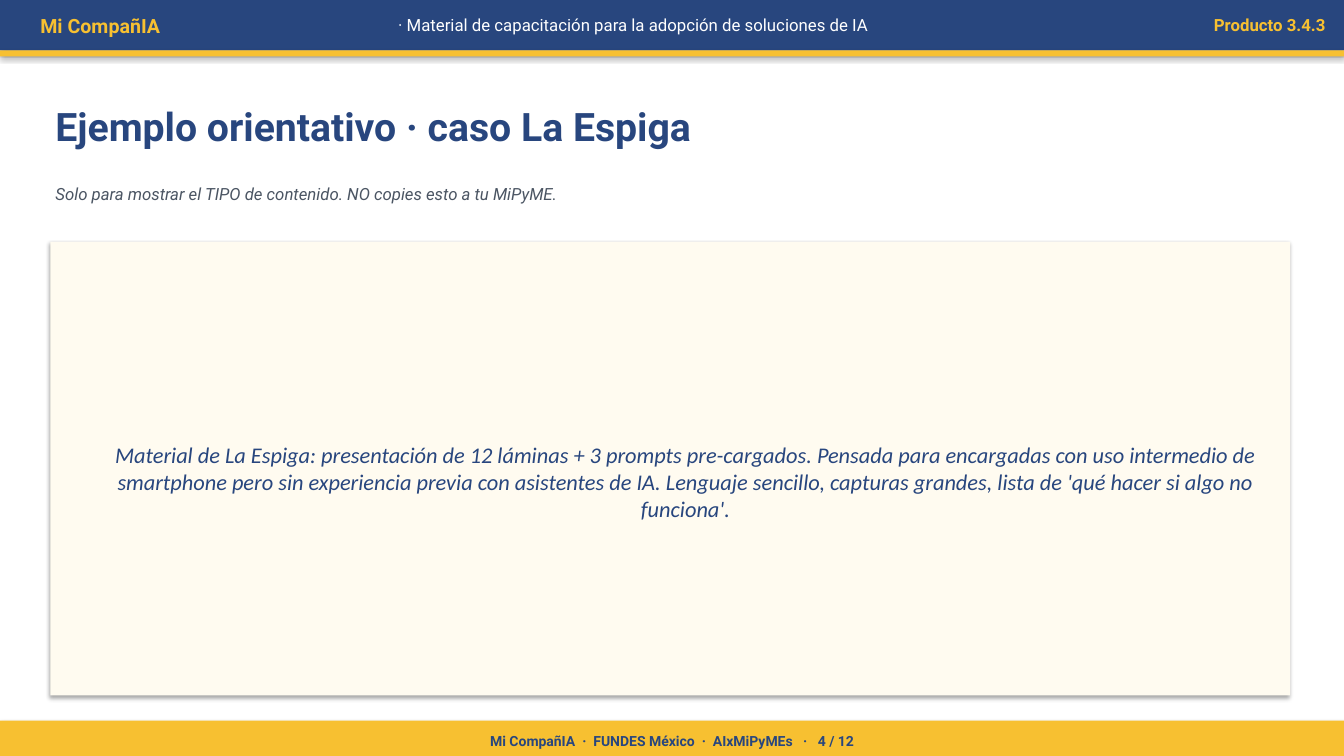
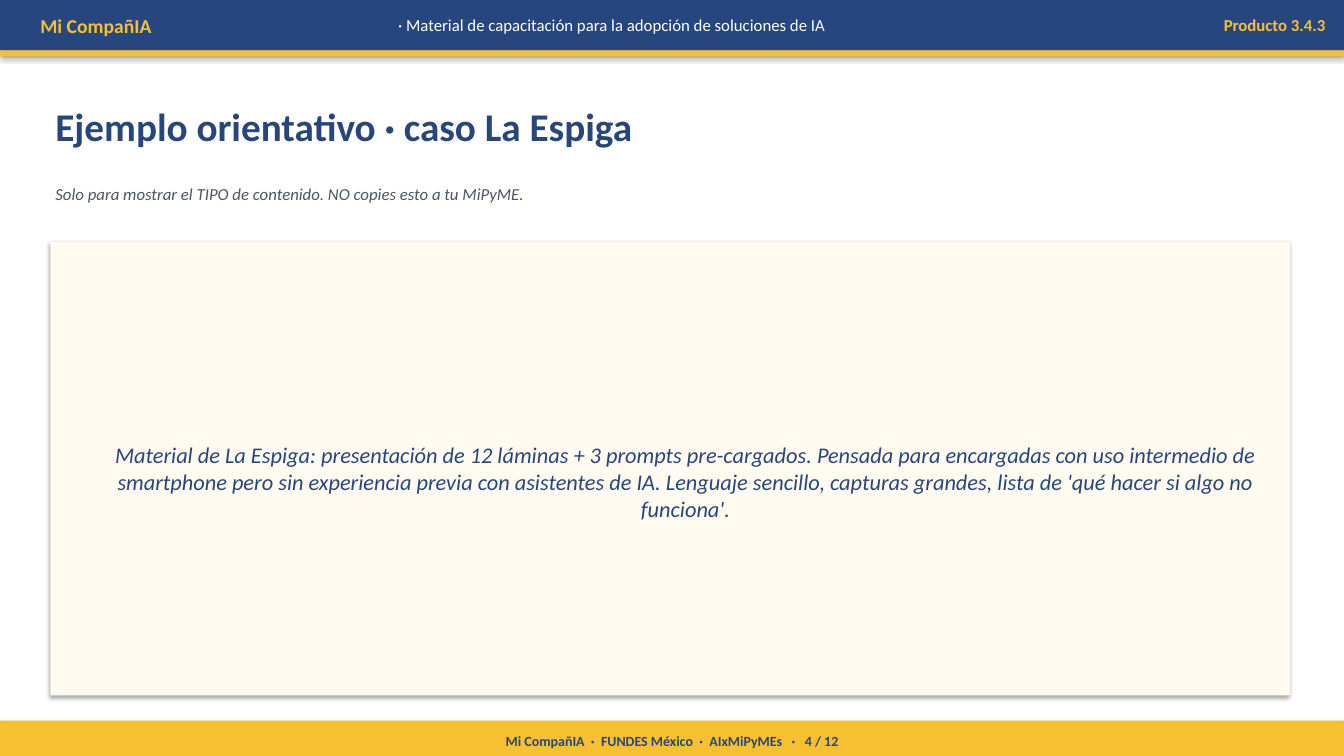
Before and after one commit to oymguerrero/manuales-ec-fundes, a slide deck: slide 4 of estandar-a/templates/3-4-3-material-capacitacion.pptx. Drawn at 1344x756 pixels with LibreOffice and Linux fonts; fonts in the diff are those of the drawing. Boxes give left, top, right and bottom in pixels: in the first picture for what was removed or moved away, otherwise in the second. Text is boxed around its words. In the diff, an @@ line names an element or a change of style, - is before the commit and + after.

```diff
--- a/estandar-a/templates/3-4-3-material-capacitacion.pptx
+++ b/estandar-a/templates/3-4-3-material-capacitacion.pptx
@@ font Roboto to Calibri in 6 elements at <box>40,19,152,36</box>, <box>406,19,825,34</box>, <box>1224,19,1325,31</box>, <box>55,113,633,148</box>, <box>55,188,523,203</box>, <box>506,736,838,749</box> @@
```
Also in this commit, not shown: 11 other slides changed, 52 other files.
